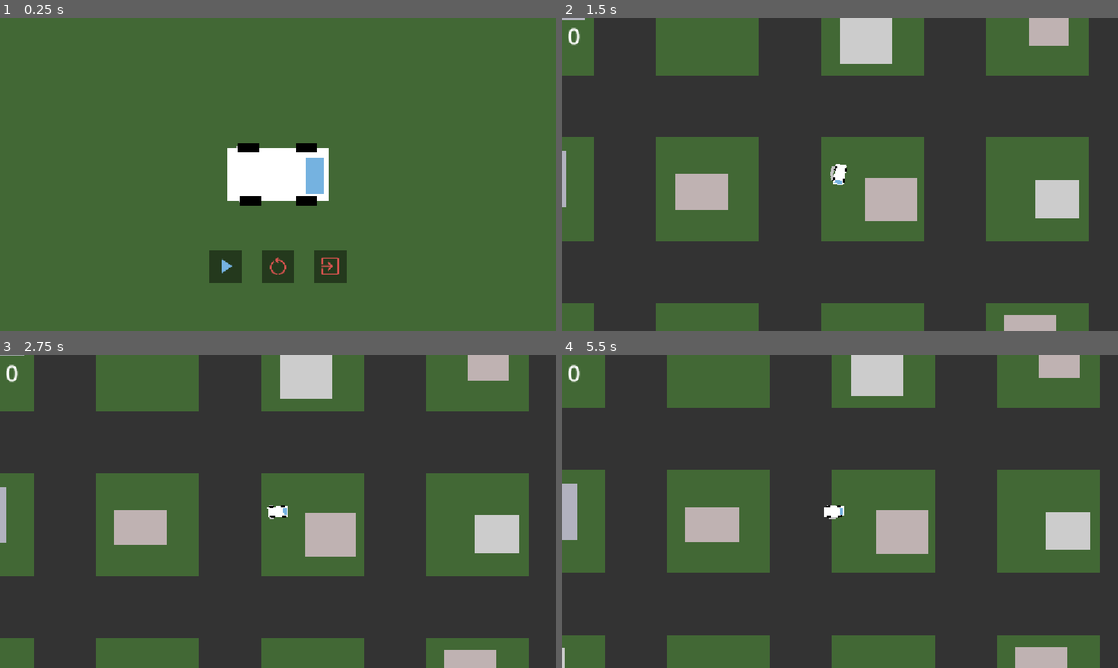
Above: before the commit, frames 1-4 (two rows, left to right).
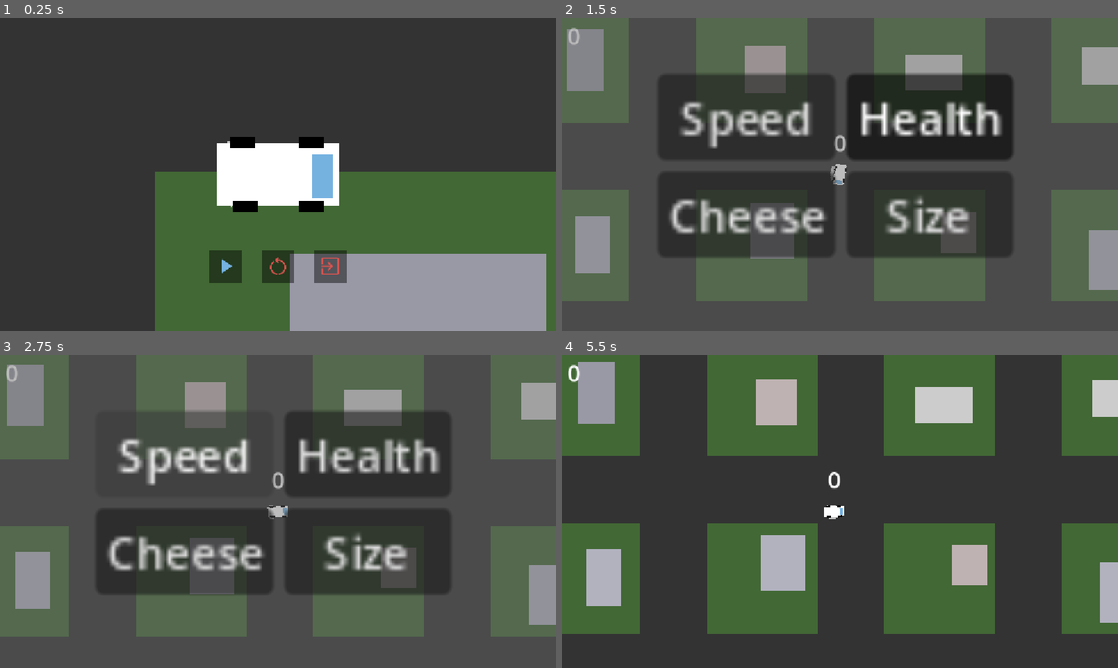
Above: after the commit, the same moments.

Repository: Bolb2019/Nexus
Game: Godot game, scene res://Menu/menu.tscn
Two runs of this game, one before a commit and one after it. Both use one fixed random seed, a clock stepped at 60 frames per second and the inputs below.
Inputs (mouse positions are in pixels of both pictures, inside the frame that each line leads up to):
- Up to frame 1 (0.25 s): no input
- Up to frame 2 (1.5 s): click (789, 265) at 0.5 s; tap Enter at 1.25 s; move the mouse to (962, 158) at 1.27 s; hold D (Turn_Right) from 1.28 s (still down); tap Tab (Open_shop, bound only after the commit) at 1.35 s; click (962, 158) at 1.42 s
- Up to frame 3 (2.75 s): tap Tab (Open_shop, bound only after the commit) at 1.52, 1.82 s; release D (Turn_Right) at 2 s; click (183, 455) at 2 s, where only the run after the commit has a clickable "Speed"
- Up to frame 4 (5.5 s): click (928, 455) at 2.75 s, where only the run after the commit has a clickable "Health"; click (745, 552) at 3.5 s, where only the run after the commit has a clickable "Cheese"; click (928, 552) at 4.25 s, where only the run after the commit has a clickable "Size"; move the mouse to (728, 527) at 5.02 s; hold S (Backward) from 5.03 s (still down); tap Alt at 5.1 s; tap Tab (Open_shop, bound only after the commit) at 5.27, 5.3 s

The runs differ from the first frame. In frame 1, 74% of the frame differs, in the area x 0-100%, y 0-100%; in frame 2, 60%; in frame 3, 62%; in frame 4, 63%.

Commit message:
feat: score counter

Diff:
--- /dev/null
+++ b/nexus/Menu/Shop/Open_shop.gd
@@ -0,0 +1,14 @@
+extends Control
+
+
+# Called when the node enters the scene tree for the first time.
+func _ready() -> void:
+	self.visible = false
+
+# Called every frame. 'delta' is the elapsed time since the previous frame.
+func _process(delta: float) -> void:
+	if (Input.is_action_just_pressed("Open_shop")):
+		if visible:
+			self.visible = false
+		else:
+			self.visible = true
--- /dev/null
+++ b/nexus/Menu/Shop/shop.tscn
@@ -0,0 +1,43 @@
+[gd_scene format=3 uid="uid://crd2x0y0m3xbc"]
+
+[ext_resource type="Script" uid="uid://deq7ik20fahux" path="res://Menu/Shop/Open_shop.gd" id="1_t4m5m"]
+
+[node name="Shop" type="Control" unique_id=1025315803]
+layout_mode = 3
+anchors_preset = 15
+anchor_right = 1.0
+anchor_bottom = 1.0
+grow_horizontal = 2
+grow_vertical = 2
+script = ExtResource("1_t4m5m")
+
+[node name="ColorRect" type="ColorRect" parent="." unique_id=957312102]
+layout_mode = 0
+offset_right = 1153.0
+offset_bottom = 648.0
+color = Color(0.41568628, 0.41568628, 0.41568628, 0.44313726)
+
+[node name="GridContainer" type="GridContainer" parent="." unique_id=1310512620]
+layout_mode = 0
+offset_left = 198.0
+offset_top = 116.0
+offset_right = 320.0
+offset_bottom = 182.0
+scale = Vector2(5.7592278, 5.7592278)
+columns = 2
+
+[node name="Button" type="Button" parent="GridContainer" unique_id=451188222]
+layout_mode = 2
+text = "Speed"
+
+[node name="Button2" type="Button" parent="GridContainer" unique_id=204163791]
+layout_mode = 2
+text = "Health"
+
+[node name="Button3" type="Button" parent="GridContainer" unique_id=1307670553]
+layout_mode = 2
+text = "Cheese"
+
+[node name="Button4" type="Button" parent="GridContainer" unique_id=1946080239]
+layout_mode = 2
+text = "Size"
--- a/nexus/Menu/menu.gd
+++ b/nexus/Menu/menu.gd
@@ -3,6 +3,7 @@
 
 # Called when the node enters the scene tree for the first time.
 func _ready() -> void:
+	%Player/Label.visible = false
 	%Player/Camera2D.position_smoothing_enabled = false
 
 # Called every frame. 'delta' is the elapsed time since the previous frame.
@@ -10,6 +11,8 @@
 	pass
 
 func _on_play_button_pressed() -> void:
+	GlobalStats.score = 0
+	%Player/Label.visible = true
 	get_tree().change_scene_to_file("res://Main/Main.tscn")
 
 func _on_quit_button_pressed() -> void:
--- a/nexus/Menu/menu.tscn
+++ b/nexus/Menu/menu.tscn
@@ -5,6 +5,7 @@
 [ext_resource type="Texture2D" uid="uid://drrvrs5lcynlw" path="res://assets/play.png" id="3_ofseh"]
 [ext_resource type="Texture2D" uid="uid://ctkuex3rpo48q" path="res://assets/reset.png" id="4_w6voe"]
 [ext_resource type="Texture2D" uid="uid://deppqeflxgyx" path="res://assets/exit.png" id="5_eafcm"]
+[ext_resource type="PackedScene" uid="uid://d2a4foka7duvy" path="res://Map_gen/city.tscn" id="6_w6voe"]
 
 [sub_resource type="StyleBoxFlat" id="StyleBoxFlat_ofseh"]
 content_margin_left = 10.0
@@ -51,6 +52,10 @@
 grow_horizontal = 2
 grow_vertical = 2
 
+[node name="City" parent="Control" unique_id=1828074466 instance=ExtResource("6_w6voe")]
+position = Vector2(-576, -324)
+scale = Vector2(5, 5)
+
 [node name="Player" parent="Control" unique_id=1748143763 instance=ExtResource("1_rwxi6")]
 unique_name_in_owner = true
 scale = Vector2(5, 5)
--- a/nexus/Objectives/UI.tscn
+++ b/nexus/Objectives/UI.tscn
@@ -1,6 +1,7 @@
 [gd_scene format=3 uid="uid://hxtbtk18s86e"]
 
 [ext_resource type="Script" uid="uid://c5ovqc8vtqslm" path="res://Objectives/Score.gd" id="1_hwdt4"]
+[ext_resource type="PackedScene" uid="uid://crd2x0y0m3xbc" path="res://Menu/Shop/shop.tscn" id="2_20mo1"]
 
 [node name="Ui" type="Control" unique_id=648884518]
 layout_mode = 3
@@ -21,3 +22,5 @@
 text = "000"
 script = ExtResource("1_hwdt4")
 metadata/_edit_use_anchors_ = true
+
+[node name="Shop" parent="CanvasLayer" unique_id=1025315803 instance=ExtResource("2_20mo1")]
--- a/nexus/Player/Global_stats.gd
+++ b/nexus/Player/Global_stats.gd
@@ -1,3 +1,3 @@
 extends Node
 
-var score = 0
+var score = 500
--- a/nexus/Player/Player.tscn
+++ b/nexus/Player/Player.tscn
@@ -1,6 +1,7 @@
 [gd_scene format=3 uid="uid://cs2esnkvg0kjt"]
 
 [ext_resource type="Script" uid="uid://d1l0eqlbgcrf6" path="res://Player/Player_movement.gd" id="1_3qydi"]
+[ext_resource type="Script" uid="uid://c5ovqc8vtqslm" path="res://Objectives/Score.gd" id="2_q3lat"]
 
 [sub_resource type="ParticleProcessMaterial" id="ParticleProcessMaterial_3qydi"]
 particle_flag_disable_z = true
@@ -84,3 +85,12 @@
 
 [node name="Camera2D" type="Camera2D" parent="." unique_id=2024309942]
 position_smoothing_enabled = true
+
+[node name="Label" type="Label" parent="." unique_id=819822498]
+offset_right = 82.0
+offset_bottom = 67.0
+theme_override_font_sizes/font_size = 48
+text = "000"
+horizontal_alignment = 1
+script = ExtResource("2_q3lat")
+metadata/_edit_use_anchors_ = true
--- a/nexus/Player/Player_movement.gd
+++ b/nexus/Player/Player_movement.gd
@@ -9,6 +9,8 @@
 var powerslide = false
 
 func _physics_process(delta: float) -> void:
+	scale = Vector2(1 + float(GlobalStats.score / 100.0), 1 + float(GlobalStats.score / 100.0))
+
 	var direction := Vector2.RIGHT.rotated(rotation)
 
 	if (Input.is_action_pressed("Forward") and abs(velocity.x + velocity.y) <= MAX_SPEED):
@@ -40,7 +42,10 @@
 
 	if (Input.is_action_pressed("Turn_Left")):
 		rotation -= modded_turn_accel
+		$Label.rotation += modded_turn_accel
 	elif (Input.is_action_pressed("Turn_Right")):
 		rotation += modded_turn_accel
+		$Label.rotation -= modded_turn_accel
+	$Label.global_position = self.global_position + Vector2(-40, -100)
 
 	move_and_slide()
--- a/nexus/project.godot
+++ b/nexus/project.godot
@@ -59,6 +59,11 @@
 "events": [Object(InputEventKey,"resource_local_to_scene":false,"resource_name":"","device":-1,"window_id":0,"alt_press …(191 unchanged characters)…
 ]
 }
+Open_shop={
+"deadzone": 0.2,
+"events": [Object(InputEventKey,"resource_local_to_scene":false,"resource_name":"","device":-1,"window_id":0,"alt_pressed":false,"shift_pressed":false,"ctrl_pressed":false,"meta_pressed":false,"pressed":false,"keycode":0,"physical_keycode":4194306,"key_label":0,"unicode":0,"location":0,"echo":false,"script":null)
+]
+}
 
 [physics]
 
Not shown, added: nexus/Menu/Shop/Open_shop.gd.uid
